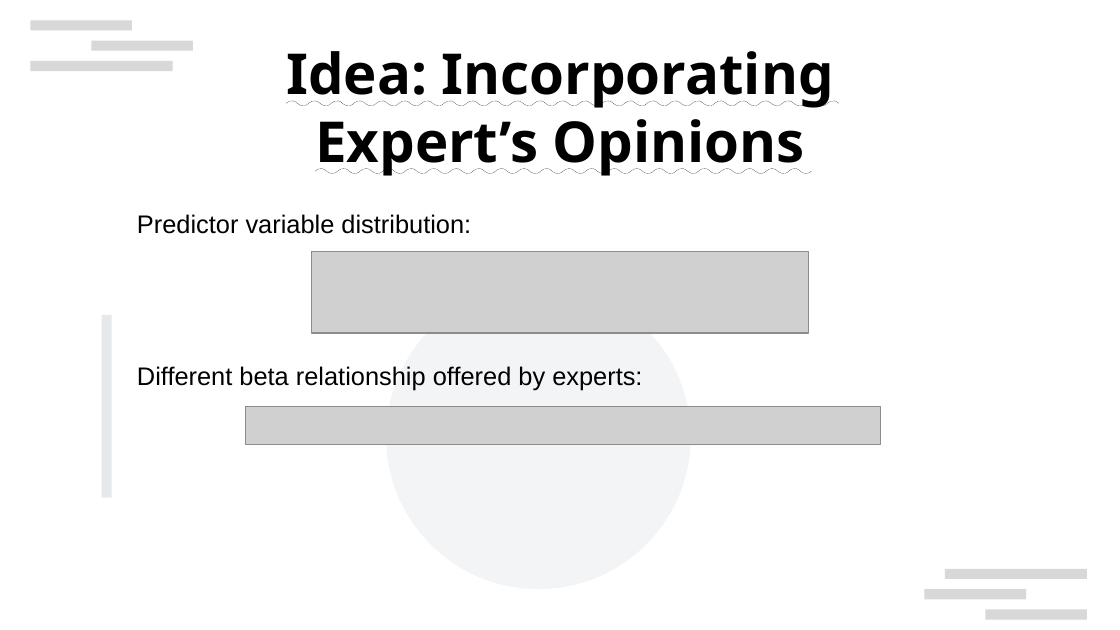
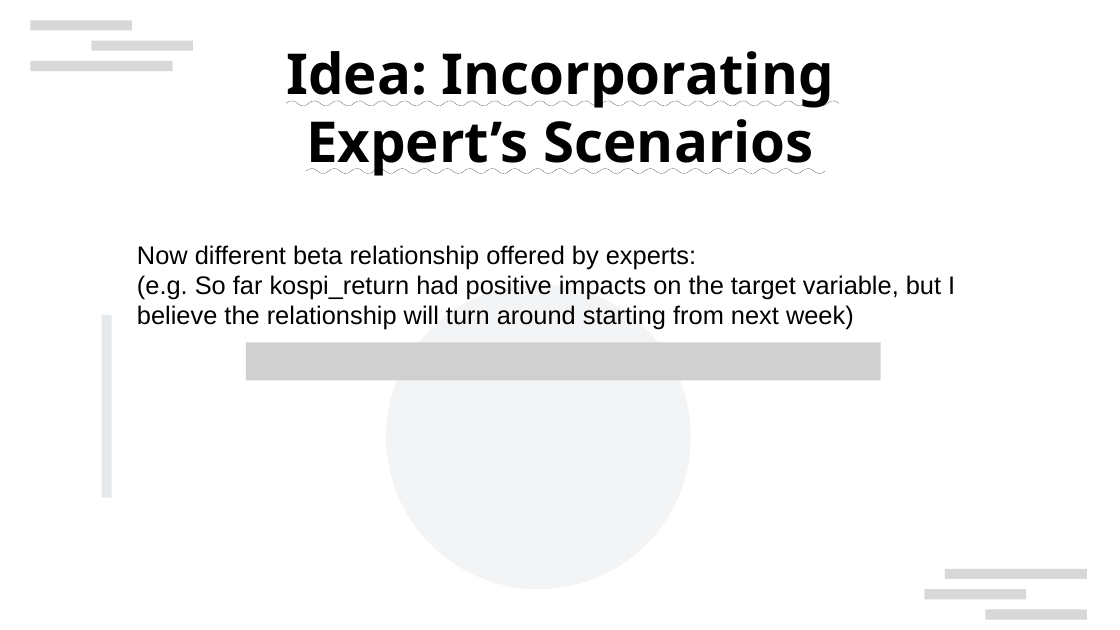
Before and after one commit to Incantatoric/llm_elicited_predictor, a slide deck: slide 16 of LLM-Elicited Bayesian Predictor.odp (slide 12 before the commit). Drawn at 1120x630 pixels with LibreOffice and Linux fonts; fonts in the diff are those of the drawing; grey boxes stand for pictures; background and template pictures are left out. Boxes give left, top, right and bottom in pixels: in the first picture for what was removed or moved away, otherwise in the second. Text is boxed around its words. In the diff, an @@ line names an element or a change of style, - is before the commit and + after.

```diff
--- a/LLM-Elicited Bayesian Predictor.odp
+++ b/LLM-Elicited Bayesian Predictor.odp
@@ text at (x1=286, y1=51, x2=834, y2=176): text changed @@
-Idea: Incorporating Expert’s Opinions
+Idea: Incorporating Expert’s Scenarios
@@ text at (x1=137, y1=245, x2=955, y2=330): text changed @@
-Predictor variable distribution:
-Different beta relationship offered by experts:
+Now different beta relationship offered by experts:
+(e.g. So far kospi_return had positive impacts on the target variable, but I believe the relationship will turn around starting from next week)
@@ picture removed at (x1=312, y1=252, x2=809, y2=333) @@
@@ picture moved from (x1=246, y1=407, x2=881, y2=444) to (x1=246, y1=343, x2=881, y2=380) @@
```
Also in this commit, not shown: 7 other slides changed, 4 slides added.
